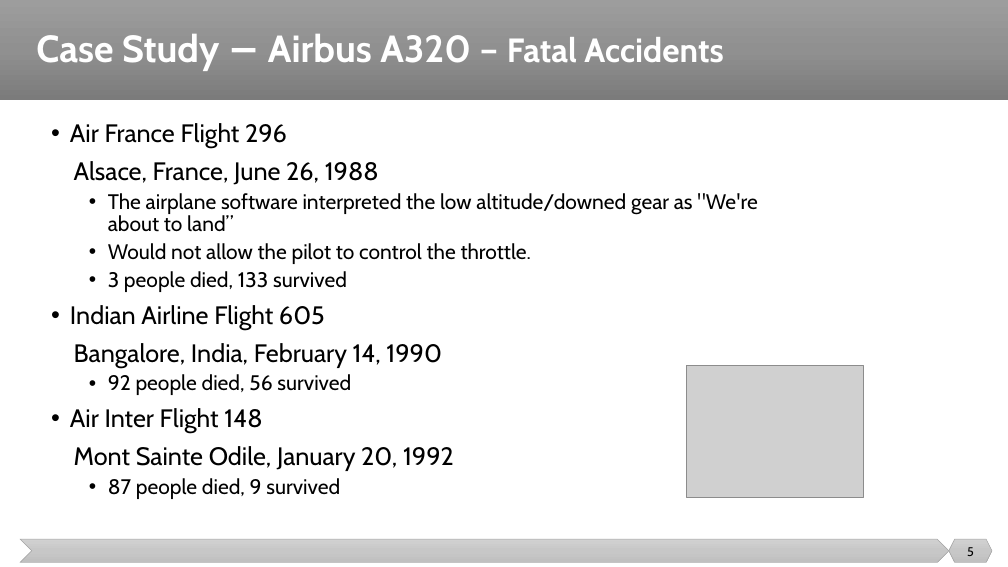
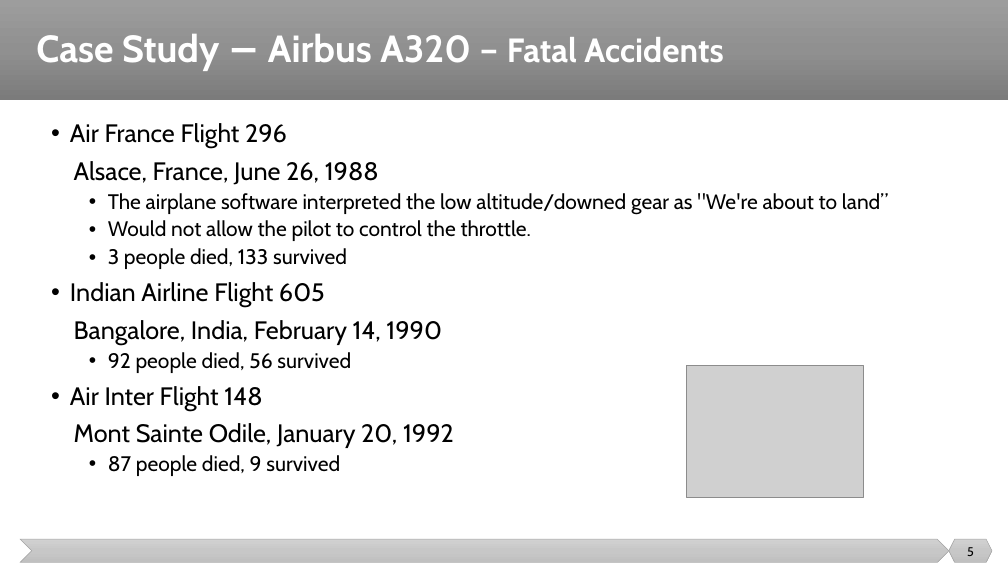
Before and after one commit to malenezi/malenezi, a slide deck: slide 5 of SE401/Lectures/7-Test Design Techniques/Structural Testing.pptx. Drawn at 1008x567 pixels with LibreOffice and Linux fonts; fonts in the diff are those of the drawing; grey boxes stand for pictures. Boxes give left, top, right and bottom in pixels: in the first picture for what was removed or moved away, otherwise in the second. Text is boxed around its words. In the diff, an @@ line names an element or a change of style, - is before the commit and + after.

```diff
--- a/SE401/Lectures/7-Test Design Techniques/Structural Testing.pptx
+++ b/SE401/Lectures/7-Test Design Techniques/Structural Testing.pptx
@@ text "Air France Flight 296" rewrapped from (70,123,757,499) to (70,123,888,476) @@
```
Also in this commit, not shown: 1 other file.
